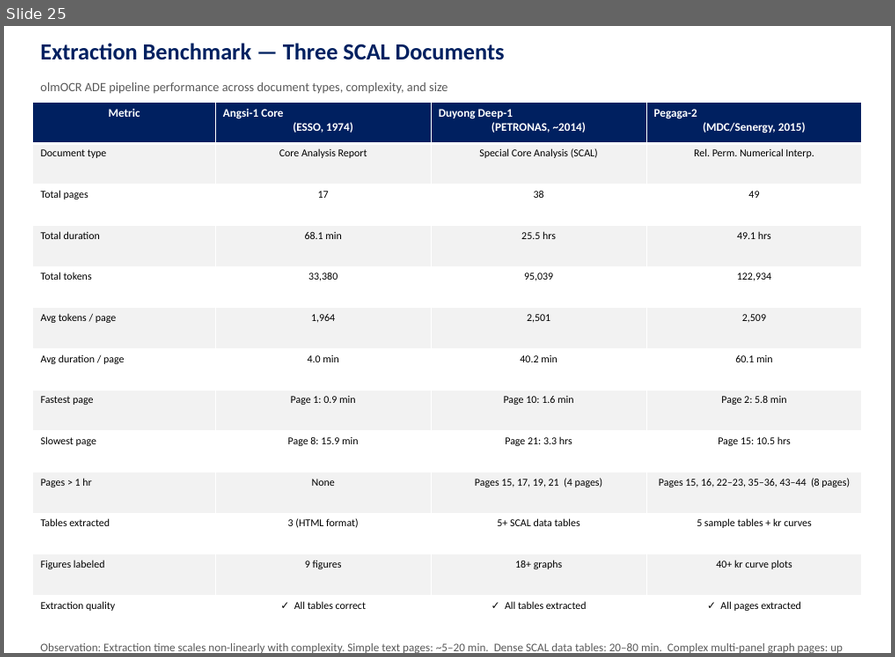
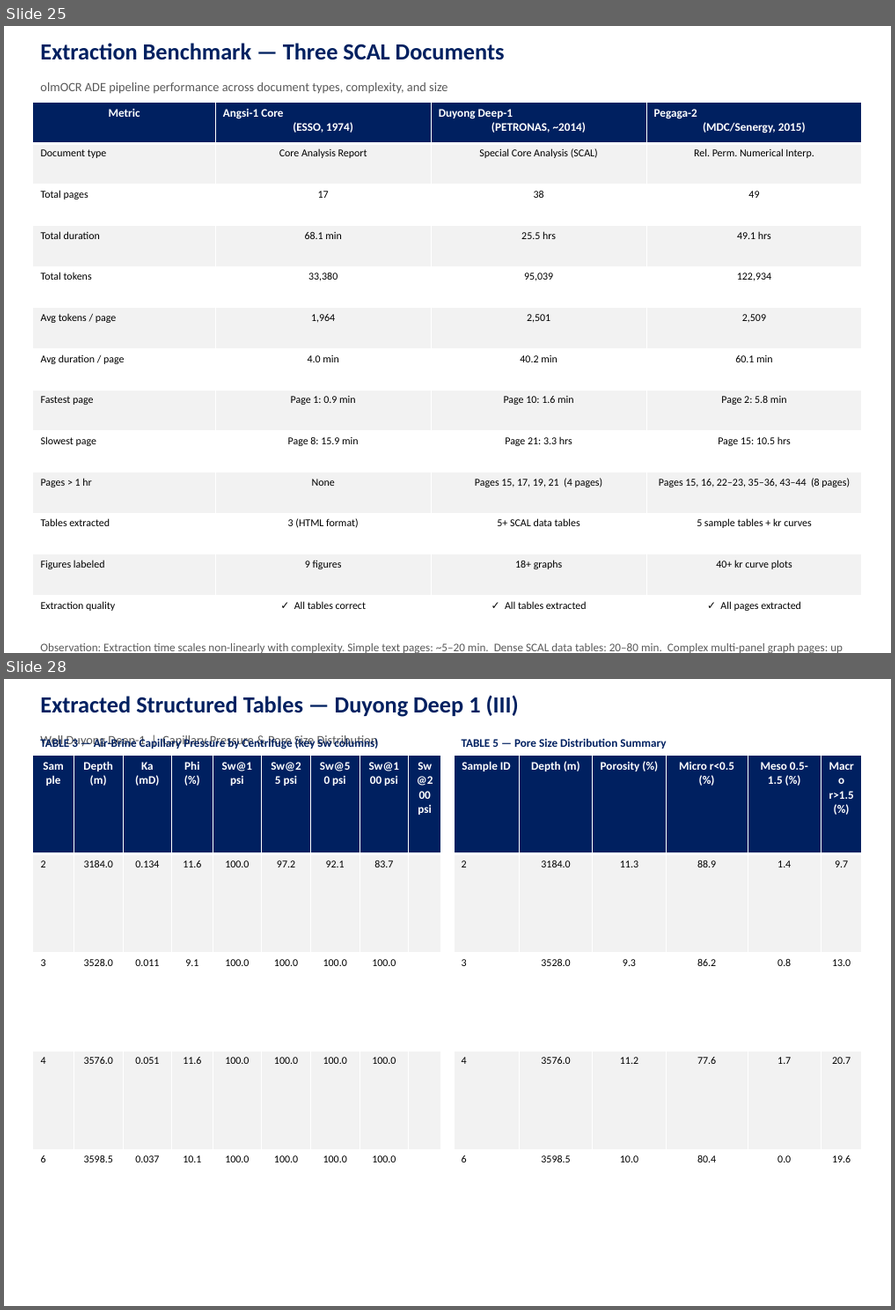
Before and after one commit to anoliaw97/OlmOCRV2withADE, a slide deck: [24] 26 Feb 2026_ver05.pptx. Shown one above the other, each under a label of ours: slide 25 before the commit, slides 25 and 28 after it; the slides between them are not shown. The pictures are 895x657 and 895x1310 pixels, drawn with LibreOffice and Linux fonts; fonts in the diff are those of the drawing. Boxes give left, top, right and bottom in pixels: in the first picture for what was removed or moved away, otherwise in the second. Text is boxed around its words. In the diff, an @@ line names an element or a change of style, - is before the commit and + after.

```diff
--- a/[24] 26 Feb 2026_ver05.pptx
+++ b/[24] 26 Feb 2026_ver05.pptx
@@ slide 28 added at bbox=[4, 679, 891, 1306], background #FFFFFF @@
@@ text added at bbox=[40, 695, 519, 717], 22 pt, text #002060, bold @@
+Extracted Structured Tables — Duyong Deep 1 (III)
@@ table added at bbox=[33, 756, 443, 1248], 5 rows, 9 columns @@
+Sample | Depth (m) | Ka (mD) | Phi (%) | Sw@1 psi | Sw@25 psi | Sw@50 psi | Sw@100 psi | Sw@200 psi
+2 | 3184.0 | 0.134 | 11.6 | 100.0 | 97.2 | 92.1 | 83.7 | 
+3 | 3528.0 | 0.011 | 9.1 | 100.0 | 100.0 | 100.0 | 100.0 | 
+4 | 3576.0 | 0.051 | 11.6 | 100.0 | 100.0 | 100.0 | 100.0 | 
+6 | 3598.5 | 0.037 | 10.1 | 100.0 | 100.0 | 100.0 | 100.0 | 
@@ text added at bbox=[40, 735, 378, 748], 12 pt, text #595959 @@
+Well Duyong Deep-1 | Capillary Pressure & Pore Size Distribution
@@ text added at bbox=[40, 737, 378, 750], 11 pt, text #002060, bold @@
+TABLE 3 — Air-Brine Capillary Pressure by Centrifuge (key Sw columns)
@@ table added at bbox=[454, 756, 863, 1248], 5 rows, 6 columns @@
+Sample ID | Depth (m) | Porosity (%) | Micro r<0.5 (%) | Meso 0.5-1.5 (%) | Macro r>1.5 (%)
+2 | 3184.0 | 11.3 | 88.9 | 1.4 | 9.7
+3 | 3528.0 | 9.3 | 86.2 | 0.8 | 13.0
+4 | 3576.0 | 11.2 | 77.6 | 1.7 | 20.7
+6 | 3598.5 | 10.0 | 80.4 | 0.0 | 19.6
@@ text added at bbox=[462, 738, 666, 749], 11 pt, text #002060, bold @@
+TABLE 5 — Pore Size Distribution Summary
```
Also in this commit, not shown: 5 other slides added, 4 other files.
